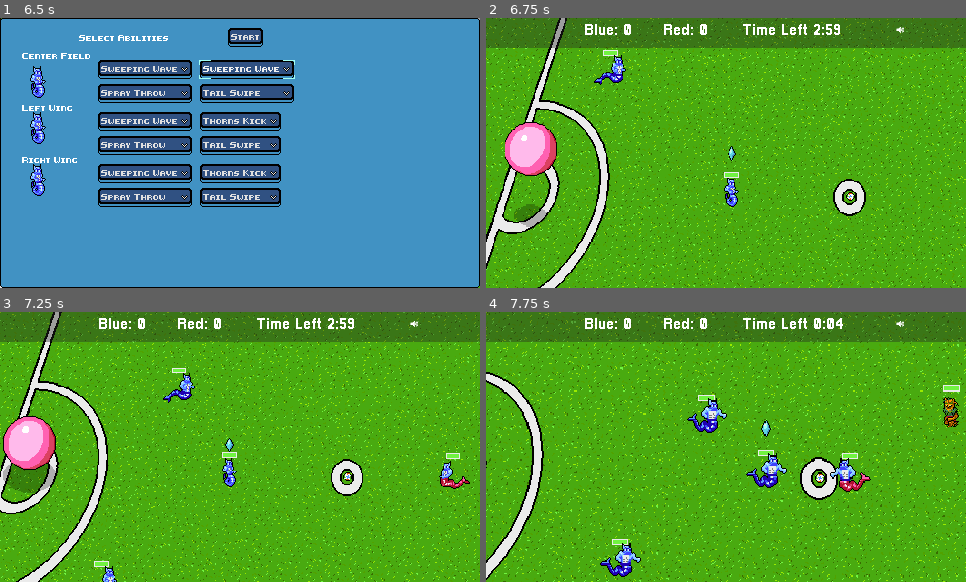
Above: before the commit, frames 1-4 (two rows, left to right).
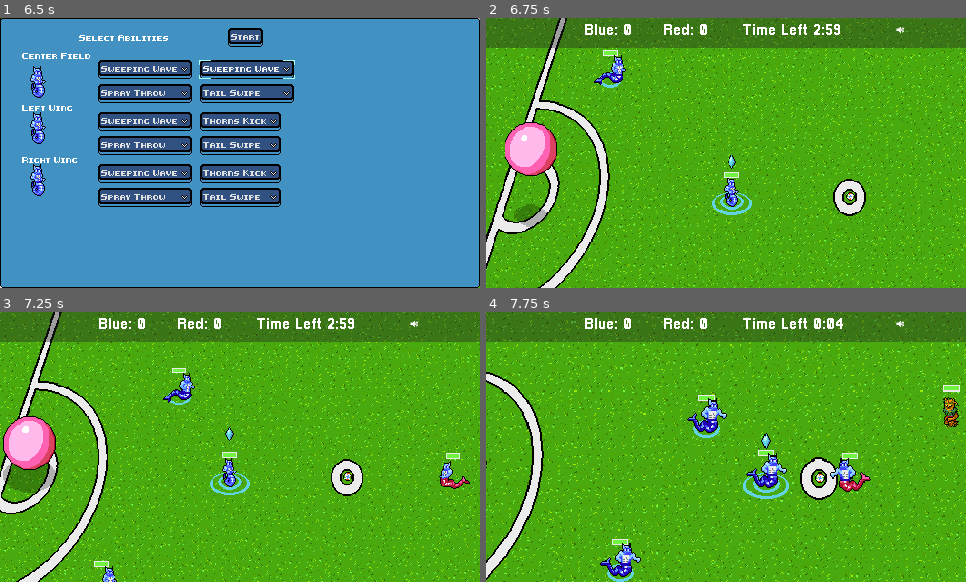
Above: after the commit, the same moments.

Repository: gamkedo-la/Elementaball
Game: Godot game, scene res://UI/StartMenu.tscn
Same seed, same stepped clock (60 frames per second), same inputs: the game is played once before the commit and once after it.
Inputs (mouse positions are in pixels of both pictures, inside the frame that each line leads up to):
- Up to frame 1 (6.5 s): click "New Game" at 0.5 s; click "Next" at 1.25 s; click "Sweeping Wave" at 2 s; click "Spray Throw" at 2.75 s; click "Thorns Kick" at 3.5 s; click "Tail Swipe" at 4.25 s; click "Sweeping Wave" at 5 s; click "Start" at 5.75 s
- Up to frame 2 (6.75 s): click "Start" at 6.5 s
- Up to frame 3 (7.25 s): no input
- Up to frame 4 (7.75 s): move the mouse to (802, 328) at 7.27 s; hold Right (ui_right) from 7.28 s (still down); hold T (time_hack) from 7.28 s (still down)

Frame 1 is identical in both runs. In frame 2, 0.4% of the frame differs, in the area x 23-56%, y 20-73%; in frame 3, 0.4%; in frame 4, 0.6%, in the area x 25-64%, y 40-100%.

Commit message:
Added elipses to indicate player team and controlled character

Diff:
--- a/Node2D.tscn
+++ b/Node2D.tscn
@@ -440,7 +440,7 @@
 
 [node name="AnimatedSprite" parent="Player/Health Bar" index="1"]
 visible = true
-frame = 3
+frame = 6
 
 [node name="AnimationTree" parent="Player" index="1"]
 parameters/playback = SubResource( 60 )
@@ -457,7 +457,7 @@
 starting_stats = ExtResource( 10 )
 
 [node name="AnimatedSprite" parent="Player2/Health Bar" index="1"]
-frame = 3
+frame = 6
 
 [node name="AnimationTree" parent="Player2" index="1"]
 parameters/playback = SubResource( 61 )
@@ -472,7 +472,7 @@
 starting_stats = ExtResource( 10 )
 
 [node name="AnimatedSprite" parent="Player3/Health Bar" index="1"]
-frame = 3
+frame = 6
 
 [node name="AnimationTree" parent="Player3" index="1"]
 parameters/playback = SubResource( 62 )
@@ -485,6 +485,7 @@
 z_index = 3
 frames = SubResource( 75 )
 animation = "plant ball"
+frame = 1
 playing = true
 script = ExtResource( 16 )
 
@@ -495,18 +496,6 @@
 [node name="Popup" parent="." instance=ExtResource( 3 )]
 theme = ExtResource( 31 )
 script = ExtResource( 41 )
-
-[node name="KickMenu" parent="Popup" index="0"]
-items = [ "Grass Kick", null, 0, false, false, 0, 0, null, "", false, "Fire Kick", null, 0, false, false, 1, 0, null, "", false ]
-
-[node name="PassMenu" parent="Popup" index="1"]
-items = [ "Grass Kick", null, 0, false, false, 0, 0, null, "", false, "Fire Kick", null, 0, false, false, 1, 0, null, "", false ]
-
-[node name="TackleMenu" parent="Popup" index="2"]
-items = [ "Branch Swipe", null, 0, false, false, 0, 0, null, "", false, "Tail Swipe", null, 0, false, false, 1, 0, null, "", false, "Flame Tackle", null, 0, false, false, 2, 0, null, "", false ]
-
-[node name="BlockMenu" parent="Popup" index="3"]
-items = [ "Tree Wall", null, 0, false, false, 0, 0, null, "", false, "Sweeping Wave", null, 0, false, false, 1, 0, null, "", false, "Flame Wall", null, 0, false, false, 2, 0, null, "", false ]
 
 [node name="Goal" parent="." groups=[
 "goal",
@@ -576,7 +565,7 @@
 
 [node name="AnimatedSprite" parent="Enemy/Health Bar" index="1"]
 position = Vector2( 7.8787, -8.25085 )
-frame = 1
+frame = 4
 
 [node name="AnimationTree" parent="Enemy" index="5"]
 parameters/playback = SubResource( 76 )
@@ -601,7 +590,7 @@
 margin_bottom = -21.0
 
 [node name="AnimatedSprite" parent="Enemy3/Health Bar" index="1"]
-frame = 1
+frame = 4
 
 [node name="AnimationTree" parent="Enemy3" index="5"]
 parameters/playback = SubResource( 77 )
@@ -623,7 +612,7 @@
 margin_bottom = -21.0
 
 [node name="AnimatedSprite" parent="Enemy2/Health Bar" index="1"]
-frame = 1
+frame = 4
 
 [node name="EnemyCollider" parent="Enemy2" index="3"]
 rotation = 1.52987
@@ -762,42 +751,6 @@
 [node name="AbilityMenuPopup" parent="GUICanvasLayer/PlayerSelectMenu" index="1"]
 script = ExtResource( 22 )
 closeButton = NodePath("MarginContainer/SelectionMenuContainer/Top Margin/StartButton")
-
-[node name="AbilityMenu1" parent="GUICanvasLayer/PlayerSelectMenu/AbilityMenuPopup/MarginContainer/SelectionMenuContainer/HBoxContainer/PlayersContainer/CenterField/MarginContainer/CenterAbilitySelect/VBoxContainer2" index="0"]
-items = [ "Item 0", null, false, 0, null, "Item 1", null, false, 1, null ]
-
-[node name="AbilityMenu2" parent="GUICanvasLayer/PlayerSelectMenu/AbilityMenuPopup/MarginContainer/SelectionMenuContainer/HBoxContainer/PlayersContainer/CenterField/MarginContainer/CenterAbilitySelect/VBoxContainer2" index="1"]
-items = [ "Item 0", null, false, 0, null, "Item 1", null, false, 1, null ]
-
-[node name="AbilityMenu3" parent="GUICanvasLayer/PlayerSelectMenu/AbilityMenuPopup/MarginContainer/SelectionMenuContainer/HBoxContainer/PlayersContainer/CenterField/MarginContainer/CenterAbilitySelect/VBoxContainer" index="0"]
-items = [ "Item 0", null, false, 0, null, "Item 1", null, false, 1, null ]
-
-[node name="AbilityMenu4" parent="GUICanvasLayer/PlayerSelectMenu/AbilityMenuPopup/MarginContainer/SelectionMenuContainer/HBoxContainer/PlayersContainer/CenterField/MarginContainer/CenterAbilitySelect/VBoxContainer" index="1"]
-items = [ "Item 0", null, false, 0, null, "Item 1", null, false, 1, null ]
-
-[node name="AbilityMenu1" parent="GUICanvasLayer/PlayerSelectMenu/AbilityMenuPopup/MarginContainer/SelectionMenuContainer/HBoxContainer/PlayersContainer/LeftField/MarginContainer/LeftAbilitySelect/VBoxContainer2" index="0"]
-items = [ "Item 0", null, false, 0, null, "Item 1", null, false, 1, null ]
-
-[node name="AbilityMenu2" parent="GUICanvasLayer/PlayerSelectMenu/AbilityMenuPopup/MarginContainer/SelectionMenuContainer/HBoxContainer/PlayersContainer/LeftField/MarginContainer/LeftAbilitySelect/VBoxContainer2" index="1"]
-items = [ "Item 0", null, false, 0, null, "Item 1", null, false, 1, null ]
-
-[node name="AbilityMenu3" parent="GUICanvasLayer/PlayerSelectMenu/AbilityMenuPopup/MarginContainer/SelectionMenuContainer/HBoxContainer/PlayersContainer/LeftField/MarginContainer/LeftAbilitySelect/VBoxContainer" index="0"]
-items = [ "Item 0", null, false, 0, null, "Item 1", null, false, 1, null ]
-
-[node name="AbilityMenu4" parent="GUICanvasLayer/PlayerSelectMenu/AbilityMenuPopup/MarginContainer/SelectionMenuContainer/HBoxContainer/PlayersContainer/LeftField/MarginContainer/LeftAbilitySelect/VBoxContainer" index="1"]
-items = [ "Item 0", null, false, 0, null, "Item 1", null, false, 1, null ]
-
-[node name="AbilityMenu1" parent="GUICanvasLayer/PlayerSelectMenu/AbilityMenuPopup/MarginContainer/SelectionMenuContainer/HBoxContainer/PlayersContainer/RightField/MarginContainer/RightAbilitySelect/VBoxContainer2" index="0"]
-items = [ "Item 0", null, false, 0, null, "Item 1", null, false, 1, null ]
-
-[node name="AbilityMenu2" parent="GUICanvasLayer/PlayerSelectMenu/AbilityMenuPopup/MarginContainer/SelectionMenuContainer/HBoxContainer/PlayersContainer/RightField/MarginContainer/RightAbilitySelect/VBoxContainer2" index="1"]
-items = [ "Item 0", null, false, 0, null, "Item 1", null, false, 1, null ]
-
-[node name="AbilityMenu3" parent="GUICanvasLayer/PlayerSelectMenu/AbilityMenuPopup/MarginContainer/SelectionMenuContainer/HBoxContainer/PlayersContainer/RightField/MarginContainer/RightAbilitySelect/VBoxContainer" index="0"]
-items = [ "Item 0", null, false, 0, null, "Item 1", null, false, 1, null ]
-
-[node name="AbilityMenu4" parent="GUICanvasLayer/PlayerSelectMenu/AbilityMenuPopup/MarginContainer/SelectionMenuContainer/HBoxContainer/PlayersContainer/RightField/MarginContainer/RightAbilitySelect/VBoxContainer" index="1"]
-items = [ "Item 0", null, false, 0, null, "Item 1", null, false, 1, null ]
 
 [node name="EndCondition" parent="GUICanvasLayer/PlayerSelectMenu/EndGameMenuPopup/MarginContainer/SelectionMenuContainer/MarginContainer/HBoxContainer/VBoxContainer" index="0"]
 script = ExtResource( 21 )
--- /dev/null
+++ b/Players/Elipse.gd
@@ -0,0 +1,19 @@
+extends Sprite
+
+
+export var elipse : Texture
+export var controllingElipse : Texture
+
+
+# Called when the node enters the scene tree for the first time.
+func _ready():
+	SceneController.connect("controlling", self, "set_elipse")
+	if get_parent() == get_node("../../Player"):
+		self.texture = controllingElipse
+
+
+func set_elipse(player):
+	if player == get_parent():
+		self.texture = controllingElipse
+	else:
+		self.texture = elipse
--- a/Players/Player.tscn
+++ b/Players/Player.tscn
@@ -21,6 +21,9 @@
 [ext_resource path="res://Art/Sprites/red_run/red_run.png" type="Texture" id=19]
 [ext_resource path="res://Art/Sprites/red_tackle/red_tackle.png" type="Texture" id=20]
 [ext_resource path="res://Art/Sprites/green_tackle/green_tackle.png" type="Texture" id=21]
+[ext_resource path="res://Art/Sprites/controlling_elipse.png" type="Texture" id=22]
+[ext_resource path="res://Players/Elipse.gd" type="Script" id=23]
+[ext_resource path="res://Art/Sprites/player_elipse.png" type="Texture" id=24]
 
 [sub_resource type="AnimationNodeAnimation" id=1]
 animation = "Blue Idle"
@@ -954,9 +957,6 @@
 margin_right = -8.75441
 margin_bottom = -22.4966
 
-[node name="AnimatedSprite" parent="Health Bar" index="1"]
-frame = 0
-
 [node name="AnimationTree" parent="." instance=ExtResource( 5 )]
 tree_root = SubResource( 37 )
 active = true
@@ -994,4 +994,12 @@
 
 [node name="SteeringNode" parent="." instance=ExtResource( 18 )]
 
+[node name="Elipse" type="Sprite" parent="."]
+position = Vector2( -0.812698, 8.18053 )
+z_index = -2
+texture = ExtResource( 24 )
+script = ExtResource( 23 )
+elipse = ExtResource( 24 )
+controllingElipse = ExtResource( 22 )
+
 [editable path="Health Bar"]
Binary file added: Art/Sprites/controlling_elipse.png
Not shown, added: Art/Sprites/controlling_elipse.png.import
Binary file added: Art/Sprites/player_elipse.png
Not shown, added: Art/Sprites/player_elipse.png.import
Not shown: 1 places in Players/Player.tscn that only renumber resources
